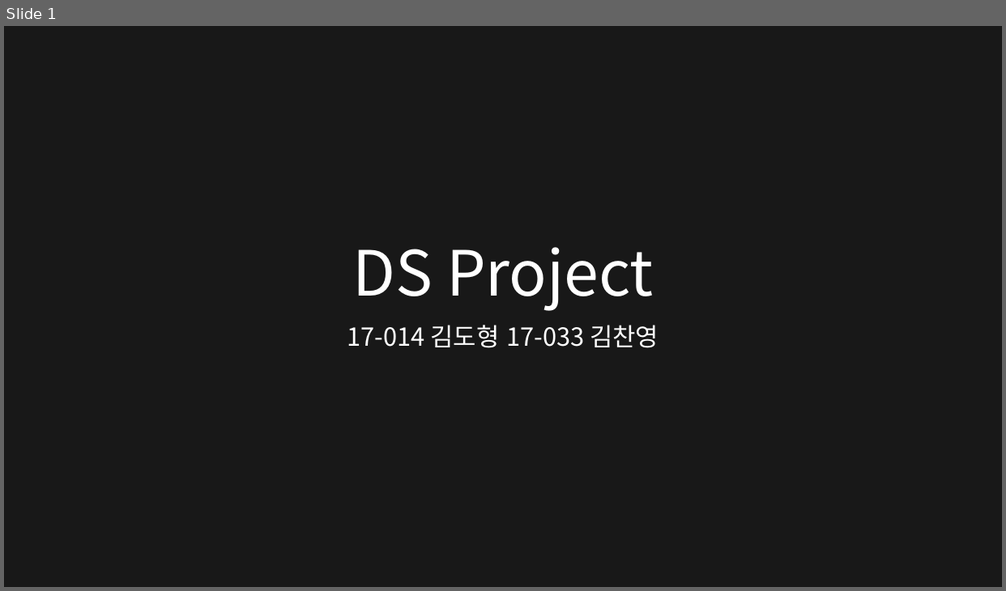
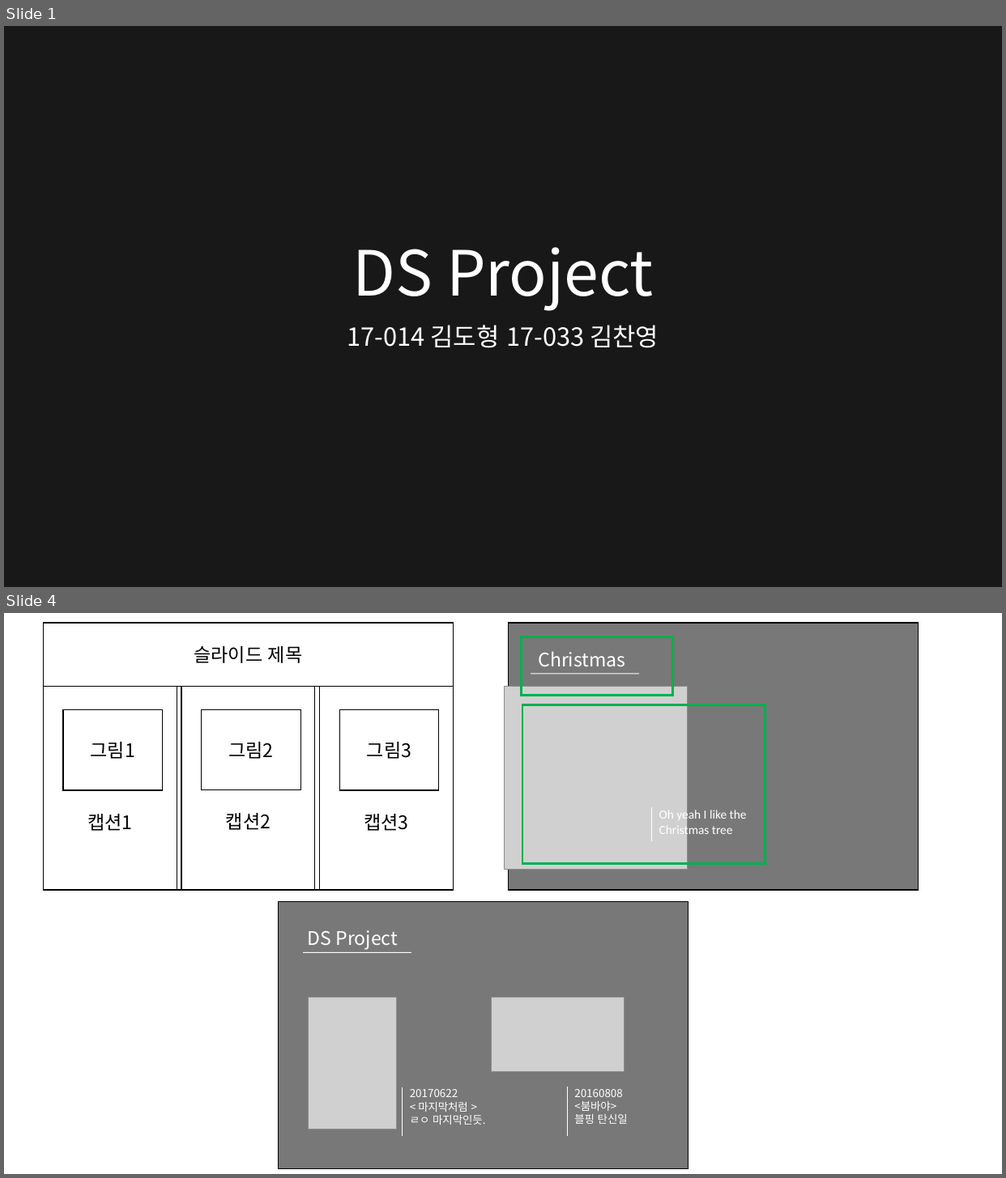
Before and after one commit to DHKim0428/DS-Project, a slide deck: Docs/DS Project.pptx. Shown one above the other, each under a label of ours: slide 1 before the commit, slides 1 and 4 after it; the slides between them are not shown. The pictures are 1006x591 and 1006x1178 pixels, drawn with LibreOffice and Linux fonts; fonts in the diff are those of the drawing; grey boxes stand for pictures; background and template pictures are left out; a plain dark background stands for a picture behind light text. Boxes give left, top, right and bottom in pixels: in the first picture for what was removed or moved away, otherwise in the second. Text is boxed around its words. In the diff, an @@ line names an element or a change of style, - is before the commit and + after.

```diff
--- a/Docs/DS Project.pptx
+++ b/Docs/DS Project.pptx
@@ slide 4 added at (4,613,1002,1174), background #FFFFFF @@
@@ rectangle added at (43,623,454,890), fill #FFFFFF, outline #000000 1 pt @@
@@ rectangle added at (43,623,454,687), fill #FFFFFF, outline #000000 1 pt, 18 pt, text #000000 @@
+슬라이드 제목
@@ picture added at (509,623,918,890) @@
@@ rectangle added at (509,623,918,890), fill #000000 at 42% opacity @@
@@ rectangle added at (522,636,672,695), outline #00B050 2.25 pt @@
@@ text added at (538,651,625,666), 18 pt, text #FFFFFF @@
+Christmas
@@ rectangle added at (531,674,640,675), fill #FFFFFF @@
@@ rectangle added at (43,687,454,890), fill #FFFFFF, outline #000000 1 pt @@
@@ rectangle added at (43,687,177,890), fill #FFFFFF, outline #000000 1 pt, 18 pt, text #000000 @@
+캡션1
@@ rectangle added at (181,687,315,890), fill #FFFFFF, outline #000000 1 pt, 18 pt, text #000000 @@
+캡션2
@@ rectangle added at (202,709,301,790), fill #FFFFFF, outline #000000 1 pt, 18 pt, text #000000 @@
+그림2
@@ rectangle added at (320,687,454,890), fill #FFFFFF, outline #000000 1 pt, 18 pt, text #000000 @@
+캡션3
@@ picture added at (504,687,688,870) @@
@@ rectangle added at (522,705,765,864), outline #00B050 2.25 pt @@
@@ rectangle added at (63,710,163,790), fill #FFFFFF, outline #000000 1 pt, 18 pt, text #000000 @@
+그림1
@@ rectangle added at (339,710,439,790), fill #FFFFFF, outline #000000 1 pt, 18 pt, text #000000 @@
+그림3
@@ line added from (651, 807) to (651, 841), #FFFFFF 0.5 pt @@
@@ text added at (659,808,747,838), 12 pt, text #FFFFFF @@
+Oh yeah I like the Christmas tree
@@ picture added at (278,902,688,1169) @@
@@ rectangle added at (278,902,688,1169), fill #000000 at 42% opacity @@
@@ rectangle added at (303,952,411,953), fill #FFFFFF @@
@@ text added at (308,931,398,950), 18 pt, text #FFFFFF @@
+DS Project
@@ picture added at (308,997,396,1130) @@
@@ picture added at (492,997,624,1072) @@
@@ line added from (403, 1088) to (403, 1136), #FFFFFF 0.5 pt @@
@@ text added at (410,1089,485,1125), 10.5 pt, text #FFFFFF @@
+20170622
+< 마지막처럼 >
+ㄹㅇ 마지막인듯.
@@ line added from (568, 1087) to (568, 1136), #FFFFFF 0.5 pt @@
@@ text added at (574,1089,628,1124), 10.5 pt, text #FFFFFF @@
+20160808
+<붐바야>
+블핑 탄신일
```
Also in this commit, not shown: 3 slides changed, 15 other files.
